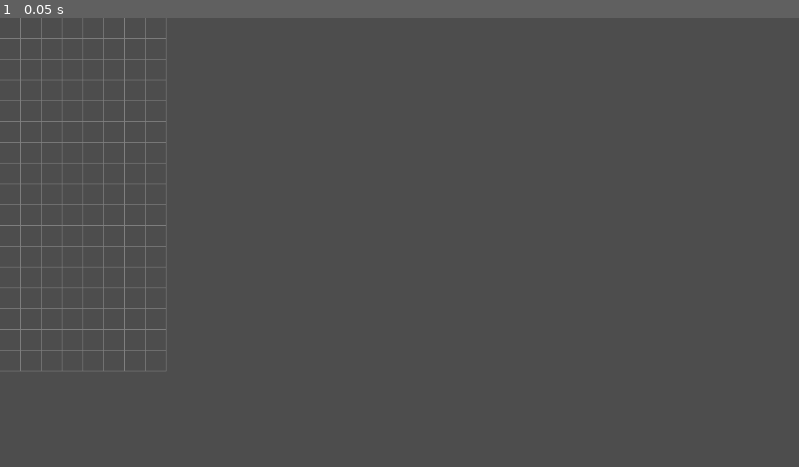
Above: before the commit, frame 1.
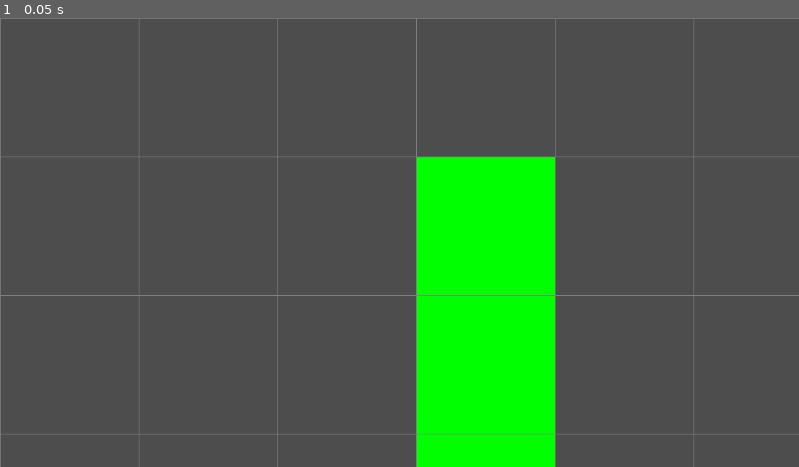
Above: after the commit, the same moment.

Repository: michaellawson96/Polyomino
Game: Godot game, scene res://scenes/Game.tscn
Same seed, same stepped clock (60 frames per second), same inputs: the game is played once before the commit and once after it.
Inputs:
- Up to frame 1 (0.05 s): no input

The runs differ from the first frame. In frame 1, 14% of the frame differs, in the area x 0-100%, y 0-100%.

Commit message:
PTP2 Step 3 - Add Script to Polyomino Scene PTP2 Step 4 - Spawn a Hardcoded Polyomino on the Board

Diff:
--- a/prefabs/Block.tscn
+++ b/prefabs/Block.tscn
@@ -5,6 +5,6 @@
 [node name="Block" type="Node2D"]
 script = ExtResource("1_myx32")
 
-[node name="ColorRect" type="ColorRect" parent="."]
+[node name="Rect" type="ColorRect" parent="."]
 offset_right = 40.0
 offset_bottom = 40.0
--- a/prefabs/Polyomino.tscn
+++ b/prefabs/Polyomino.tscn
@@ -1,3 +1,6 @@
-[gd_scene format=3 uid="uid://2556dmdhko7q"]
+[gd_scene load_steps=2 format=3 uid="uid://2556dmdhko7q"]
+
+[ext_resource type="Script" path="res://scripts/Polyomino.gd" id="1_unj0q"]
 
 [node name="Polyomino" type="Node2D"]
+script = ExtResource("1_unj0q")
--- a/scenes/Board.tscn
+++ b/scenes/Board.tscn
@@ -1,9 +1,14 @@
-[gd_scene load_steps=2 format=3 uid="uid://bqds5n5mt0si"]
+[gd_scene load_steps=3 format=3 uid="uid://bqds5n5mt0si"]
 
 [ext_resource type="Script" path="res://scripts/Board.gd" id="1_iw82w"]
+[ext_resource type="PackedScene" uid="uid://b233w020p0uv" path="res://scenes/GridOverlay.tscn" id="2_l7th0"]
 
 [node name="Board" type="Node2D"]
 script = ExtResource("1_iw82w")
 board_width = 8
 board_height = 17
-cell_size = 30
+cell_size = 200
+
+[node name="PolyominoContainer" type="Node2D" parent="."]
+
+[node name="GridOverlay" parent="." instance=ExtResource("2_l7th0")]
--- /dev/null
+++ b/scenes/GridOverlay.tscn
@@ -0,0 +1,6 @@
+[gd_scene load_steps=2 format=3 uid="uid://b233w020p0uv"]
+
+[ext_resource type="Script" path="res://scripts/GridOverlay.gd" id="1_pqktc"]
+
+[node name="GridOverlay" type="Node2D"]
+script = ExtResource("1_pqktc")
--- a/scripts/Block.gd
+++ b/scripts/Block.gd
@@ -2,6 +2,6 @@
 
 func set_visual(cell_size: int, block_color: Color) -> void:
 	var rect = $Rect
-	rect.size = Vector2(cell_size, cell_size)
+	rect.size = Vector2(cell_size, cell_size).floor()
 	rect.position = Vector2.ZERO
 	rect.color = block_color
--- a/scripts/Board.gd
+++ b/scripts/Board.gd
@@ -11,11 +11,59 @@
 @export var cell_size: int = 32:
 	set(value):
 		cell_size = value
+		_propagate_cell_size()
 		queue_redraw()
+
+func _propagate_cell_size():
+	if not has_node("PolyominoContainer"):
+		return
+
+	var container = $PolyominoContainer
+	for child in container.get_children():
+		if child.has_method("set_cell_size"):
+			child.set_cell_size(cell_size)
+
+			if child.has_method("set_shape") and "blocks" in child and "color" in child:
+				child.set_shape(child.blocks, child.color)
+
+	if has_node("GridOverlay"):
+		$GridOverlay.refresh()
+# TEST_CODE ONLY! REMOVE!
+@export var polyomino_scene: PackedScene = preload("res://prefabs/Polyomino.tscn")
+
+func _ready():
+	var shape_data = PolyominoData.get_shape("I")
+	var polyomino = polyomino_scene.instantiate()
+	$PolyominoContainer.add_child(polyomino)
+
+	polyomino.set_cell_size(cell_size)
+	polyomino.set_grid_position(Vector2(3, 2))
+	polyomino.set_shape(shape_data.blocks, Color.GREEN)
+
+
+	$GridOverlay.refresh()
+# TEST_CODE ONLY! REMOVE!
 
 func _draw() -> void:
 	var color = Color(0.5, 0.5, 0.5)
-	for x in range(board_width):
-		for y in range(board_height):
-			var rect = Rect2(Vector2(x * cell_size, y * cell_size), Vector2(cell_size, cell_size))
-			draw_rect(rect, color, false)
+	var width = 1.0  # line thickness
+
+	# Draw vertical lines
+	for x in range(board_width + 1):
+		var x_pos = float(x * cell_size) + 0.5
+		draw_line(
+			Vector2(x_pos, 0),
+			Vector2(x_pos, board_height * cell_size),
+			color,
+			width
+		)
+
+	# Draw horizontal lines
+	for y in range(board_height + 1):
+		var y_pos = float(y * cell_size) + 0.5
+		draw_line(
+			Vector2(0, y_pos),
+			Vector2(board_width * cell_size, y_pos),
+			color,
+			width
+		)
--- a/scripts/Game.gd
+++ b/scripts/Game.gd
@@ -3,13 +3,7 @@
 
 # Called when the node enters the scene tree for the first time.
 func _ready():
-	var shape = PolyominoData.get_shape("I")
-	if shape:
-		print("Loaded shape 'I':")
-		print("  Blocks: ", shape.blocks)
-		print("  Pivot: ", shape.pivot)
-	else:
-		print("Shape not found.")
+	pass
 
 
 # Called every frame. 'delta' is the elapsed time since the previous frame.
--- /dev/null
+++ b/scripts/GridOverlay.gd
@@ -0,0 +1,24 @@
+extends Node2D
+
+@export var board_node_path: NodePath = ".."  # default to parent
+@onready var board: Node = get_node(board_node_path)
+
+func _draw():
+	if board == null:
+		return
+	var color = Color(0.5, 0.5, 0.5)
+	var width = 1.0
+	var w = board.board_width
+	var h = board.board_height
+	var cs = board.cell_size
+
+	for x in range(w + 1):
+		var x_pos = float(x * cs) + 0.5
+		draw_line(Vector2(x_pos, 0), Vector2(x_pos, h * cs), color, width)
+
+	for y in range(h + 1):
+		var y_pos = float(y * cs) + 0.5
+		draw_line(Vector2(0, y_pos), Vector2(w * cs, y_pos), color, width)
+
+func refresh():
+	queue_redraw()
--- /dev/null
+++ b/scripts/Polyomino.gd
@@ -0,0 +1,33 @@
+extends Node2D
+
+@export var block_scene: PackedScene = preload("res://prefabs/Block.tscn")
+var cell_size: int = 32
+
+var grid_position: Vector2 = Vector2.ZERO
+
+func set_grid_position(pos: Vector2) -> void:
+	grid_position = pos
+	position = (grid_position * cell_size).floor()
+
+
+func set_cell_size(value: int) -> void:
+	cell_size = value
+	position = (grid_position * cell_size).floor()
+
+
+var blocks: Array = []
+var color: Color = Color.WHITE
+
+func set_shape(block_offsets: Array, block_color: Color) -> void:
+	blocks = block_offsets
+	color = block_color
+
+	# Remove old blocks
+	for child in get_children():
+		child.queue_free()
+
+	for offset in blocks:
+		var block = block_scene.instantiate()
+		add_child(block)
+		block.position = offset * cell_size
+		block.set_visual(cell_size, color)
